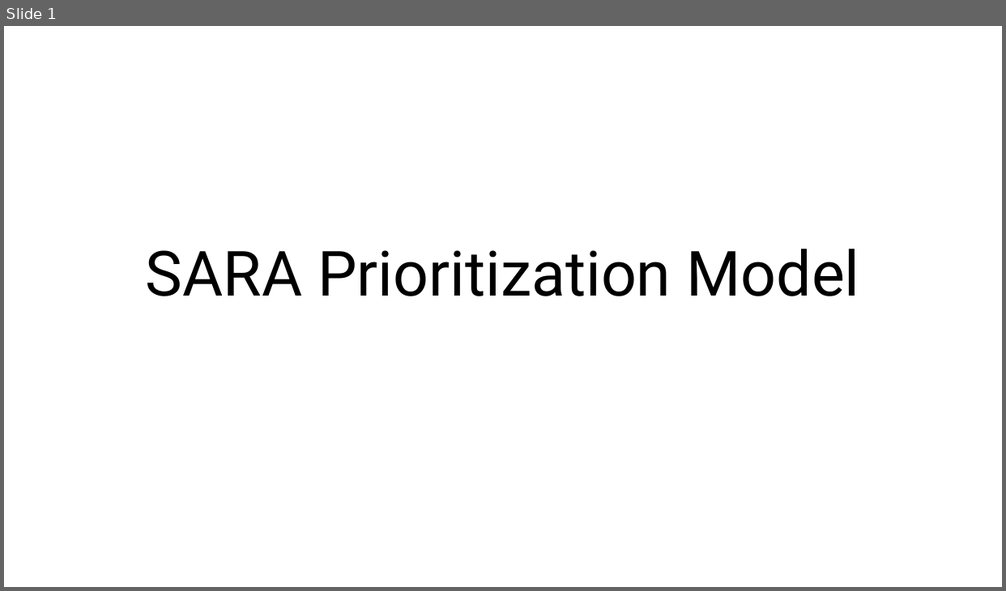
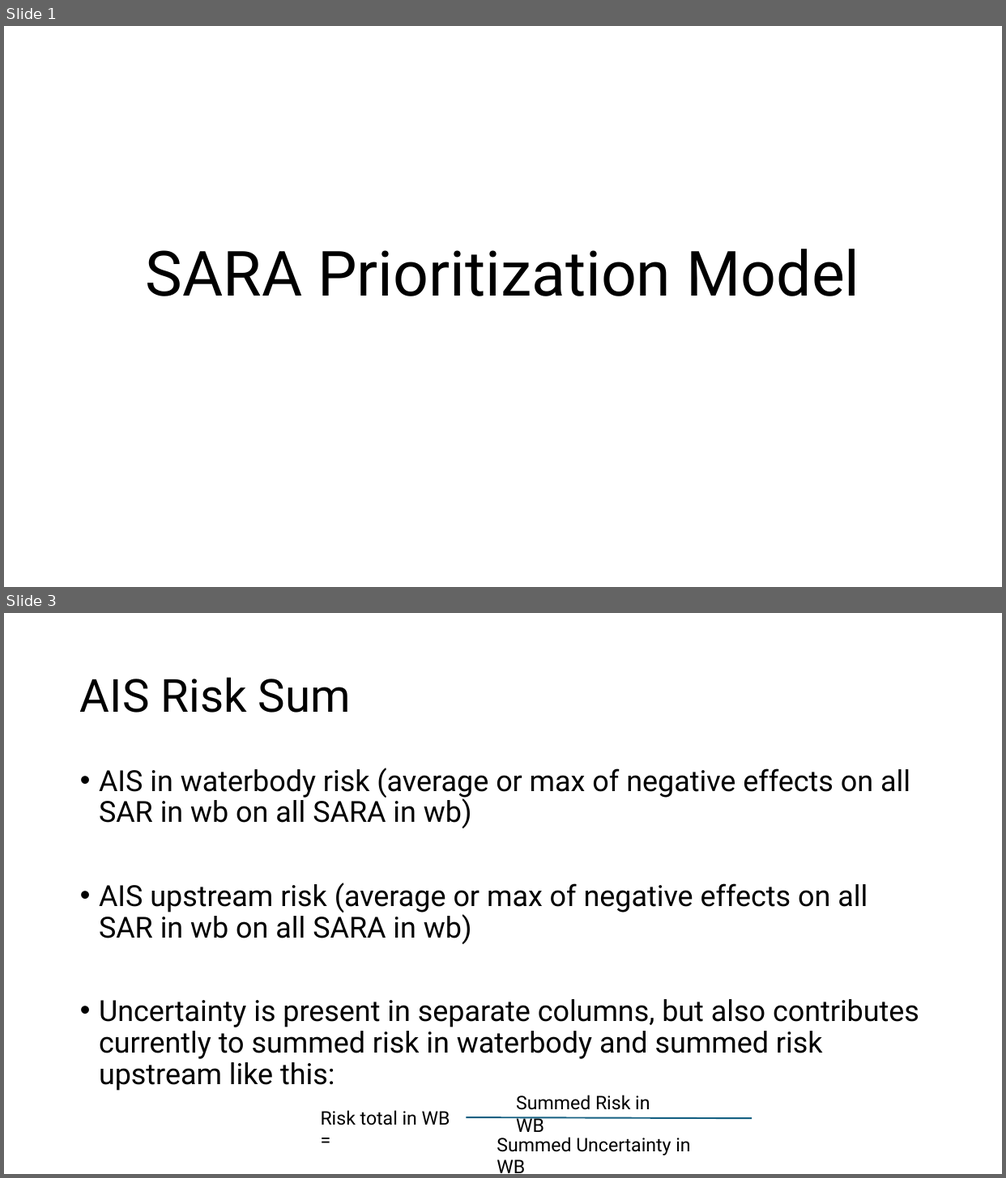
Before and after one commit to johnpphelan/SAR_prioritization_model, a slide deck: notes/SARA Prioritization Model_2025_03_20.pptx. Shown one above the other, each under a label of ours: slide 1 before the commit, slides 1 and 3 after it; the slides between them are not shown. The pictures are 1006x591 and 1006x1178 pixels, drawn with LibreOffice and Linux fonts; fonts in the diff are those of the drawing. Boxes give left, top, right and bottom in pixels: in the first picture for what was removed or moved away, otherwise in the second. Text is boxed around its words. In the diff, an @@ line names an element or a change of style, - is before the commit and + after.

Commit message:
added population importance column and multiplied ais effect by it

```diff
--- a/notes/SARA Prioritization Model_2025_03_20.pptx
+++ b/notes/SARA Prioritization Model_2025_03_20.pptx
@@ slide 3 added at <box>4,613,1002,1174</box>, background #FFFFFF @@
@@ title added at <box>80,677,351,713</box>, 44 pt, text #000000 @@
+AIS Risk Sum
@@ text added at <box>99,768,919,1091</box>, 28 pt, text #000000 @@
+• AIS in waterbody risk (average or max of negative effects on all SAR in wb on all SARA in wb)
+• AIS upstream risk (average or max of negative effects on all SAR in wb on all SARA in wb)
+• Uncertainty is present in separate columns, but also contributes currently to summed risk in waterbody and summed risk upstream like this:
@@ text added at <box>516,1095,650,1132</box>, 18 pt, text #000000 @@
+Summed Risk in WB
@@ text added at <box>321,1110,450,1126</box>, 18 pt, text #000000 @@
+Risk total in WB =
@@ line added from (466, 1118) to (752, 1119), #156082 1.5 pt @@
@@ text added at <box>496,1137,690,1174</box>, 18 pt, text #000000 @@
+Summed Uncertainty in WB
```
Also in this commit, not shown: 1 slide changed, 7 other files.
